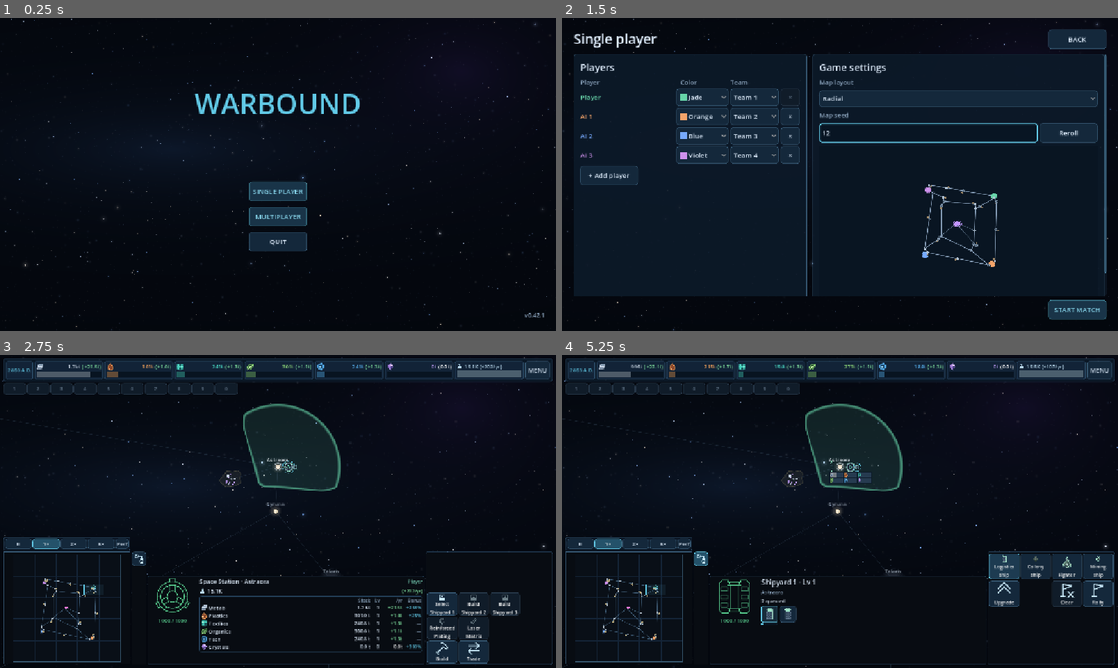
Above: before the commit, frames 1-4 (two rows, left to right).
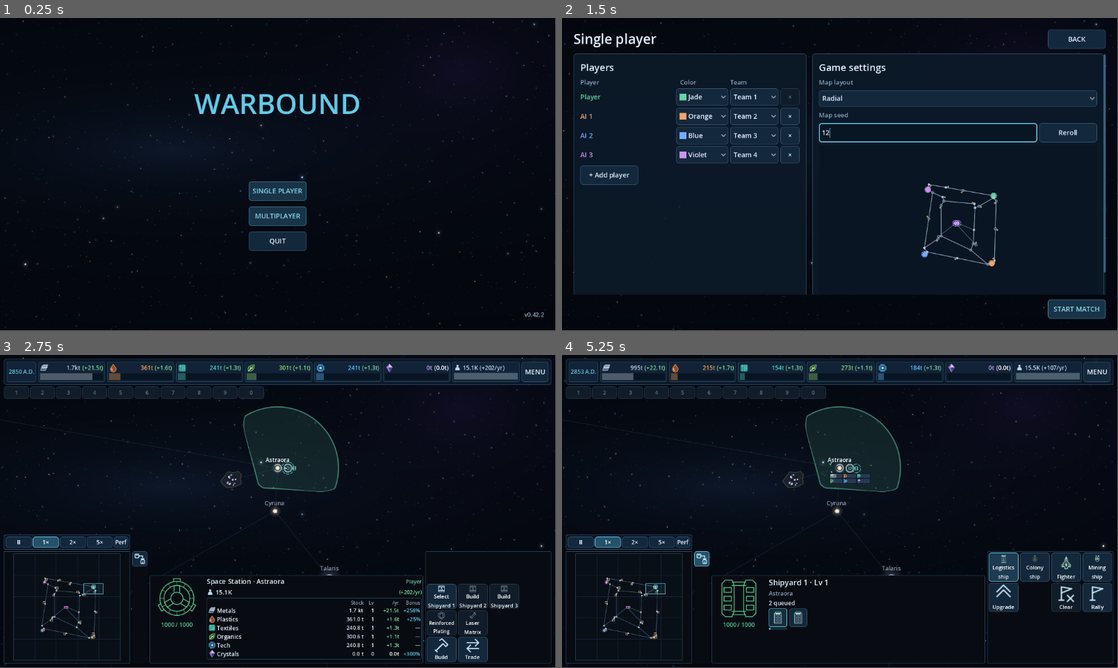
Above: after the commit, the same moments.

Repository: Allumnium/krangblade
Game: Godot game, scene res://scenes/main.tscn
The game is run twice, just before and just after one commit, with the same random seed, the same clock (stepped at 60 frames per second) and the same inputs.
Inputs (mouse positions are in pixels of both pictures, inside the frame that each line leads up to; where the layout moved, square brackets give the same spot in the first picture):
- Up to frame 1 (0.25 s): no input
- Up to frame 2 (1.5 s): click "SINGLE PLAYER" at 0.5 s; click (928, 133) at 1.27 s; type "12" at 1.35 s
- Up to frame 3 (2.75 s): click "START MATCH" at 2 s
- Up to frame 4 (5.25 s): click (701, 558) at 2.75 s; click (1006, 596) [1006, 605] at 3.5 s; click (1006, 564) at 4.27 s; click (1006, 567) at 5.02 s
In our replay, the window is 800x450 before the commit and 799x449 after it. These sizes can differ from the game's own. Grey fills any space a smaller window leaves; there, only what the larger window draws over its background counts as a difference.

The runs differ from the first frame. In frame 1, 1.2% of the frame differs, in the area x 0-100%, y 0-100%; in frame 2, 3.9%; in frame 3, 10%; in frame 4, 8.9%.

Commit message:
v0.42.2: Lock native UI sizing and standardize resource buildings

Diff:
--- a/project.godot
+++ b/project.godot
@@ -3,7 +3,7 @@
 
 [application]
 config/name="Warbound"
-config/version="0.42.1"
+config/version="0.42.2"
 run/main_scene="res://scenes/main.tscn"
 config/features=PackedStringArray("4.7", "GL Compatibility")
 config/description="A multiplayer territory-control RTS prototype."
@@ -14,7 +14,14 @@
 [display]
 window/size/viewport_width=1152
 window/size/viewport_height=648
-window/stretch/mode="canvas_items"
+window/stretch/mode="disabled"
+window/stretch/scale=1.0
+window/dpi/allow_hidpi=true
+
+[gui]
+common/snap_controls_to_pixels=true
+theme/default_font_hinting=2
+theme/default_font_subpixel_positioning=0
 
 [rendering]
 renderer/rendering_method="gl_compatibility"
--- a/scripts/economy_rules.gd
+++ b/scripts/economy_rules.gd
@@ -15,12 +15,12 @@
 const UPGRADE_COST_FACTOR: float = 3.0
 # Provisional repeatable local production infrastructure; no self-input recipes.
 const ECONOMY_BUILDINGS = {
-	"Metals": {"name": "Refinery", "population": 500, "cost": {"Plastics": 90.0, "Textiles": 60.0, "Tech": 45.0}},
-	"Plastics": {"name": "Polymer factory", "population": 500, "cost": {"Metals": 240.0, "Textiles": 45.0, "Tech": 30.0}},
-	"Textiles": {"name": "Textile mill", "population": 500, "cost": {"Metals": 240.0, "Plastics": 45.0, "Tech": 30.0}},
-	"Organics": {"name": "Agricultural complex", "population": 500, "cost": {"Metals": 240.0, "Plastics": 45.0, "Tech": 30.0}},
-	"Tech": {"name": "Electronics factory", "population": 500, "cost": {"Metals": 300.0, "Plastics": 90.0, "Textiles": 60.0}},
-	"Crystals": {"name": "Crystal processor", "population": 500, "cost": {"Metals": 240.0, "Plastics": 45.0, "Tech": 30.0}}
+	"Metals": {"name": "Metal Refinery", "population": 500, "cost": {"Plastics": 90.0, "Textiles": 60.0, "Tech": 45.0}},
+	"Plastics": {"name": "Plastics Factory", "population": 500, "cost": {"Metals": 240.0, "Textiles": 45.0, "Tech": 30.0}},
+	"Textiles": {"name": "Textile Mill", "population": 500, "cost": {"Metals": 240.0, "Plastics": 45.0, "Tech": 30.0}},
+	"Organics": {"name": "Farms", "population": 500, "cost": {"Metals": 240.0, "Plastics": 45.0, "Tech": 30.0}},
+	"Tech": {"name": "Tech Fabs", "population": 500, "cost": {"Metals": 300.0, "Plastics": 90.0, "Textiles": 60.0}},
+	"Crystals": {"name": "Crystal Incubator", "population": 500, "cost": {"Metals": 240.0, "Plastics": 45.0, "Tech": 30.0}}
 }
 const CONSTRUCTION_RESERVE: float = 500.0
 const CONSTRUCTION_PRODUCTION_SHARE: float = 0.1
--- a/scripts/match.gd
+++ b/scripts/match.gd
@@ -56,11 +56,7 @@
 			pair.add_theme_constant_override("separation", 4)
 			costs.add_child(pair)
 			var symbol := TextureRect.new()
-			symbol.texture = crew_icon if resource == "Population" else HUD.ICONS.get(resource)
-			symbol.custom_minimum_size = Vector2(16, 16)
-			symbol.expand_mode = TextureRect.EXPAND_IGNORE_SIZE
-			symbol.stretch_mode = TextureRect.STRETCH_KEEP_ASPECT_CENTERED
-			symbol.size_flags_vertical = Control.SIZE_SHRINK_CENTER
+			HUD.fixed_icon(symbol, crew_icon if resource == "Population" else HUD.resource_icon(resource, 24), 24)
 			pair.add_child(symbol)
 			var amount := Label.new()
 			amount.text = "%.0f%s" % [float(recipe[resource]), "" if resource == "Population" else " t"]
@@ -73,7 +69,6 @@
 
 var session: Node
 var settings := ConfigFile.new()
-var ui_percent: int = 90
 var music_volume: float = 100.0
 var sfx_volume: float = 100.0
 var music_muted: bool = false
@@ -298,7 +293,7 @@
 var trade_sliders: Dictionary = {}
 var trade_checks: Dictionary = {}
 var trade_stock_labels: Dictionary = {}
-var population_icon: Texture2D
+var population_icons: Dictionary = {}
 var build_clock_icon: Texture2D
 var production_summary: VBoxContainer
 var production_values: Dictionary = {}
@@ -724,10 +719,7 @@
 		var trade_row := HBoxContainer.new()
 		logistics.add_child(trade_row)
 		var resource_icon := TextureRect.new()
-		resource_icon.texture = HUD.ICONS[resource]
-		resource_icon.custom_minimum_size = Vector2(14, 14)
-		resource_icon.expand_mode = TextureRect.EXPAND_IGNORE_SIZE
-		resource_icon.stretch_mode = TextureRect.STRETCH_KEEP_ASPECT_CENTERED
+		HUD.fixed_icon(resource_icon, HUD.resource_icon(resource, 14), 14)
 		trade_row.add_child(resource_icon)
 		var name_label := _label(resource, 11)
 		name_label.autowrap_mode = TextServer.AUTOWRAP_OFF
@@ -784,7 +776,7 @@
 	if not is_instance_valid(console_panel) or not is_instance_valid(station_commands):
 		return
 	# Keep a stable, useful map at both normal and small window sizes.
-	var height: float = minf(clampf(size.y * 0.36, 220.0, 320.0), maxf(135.0, size.y - HEADER_HEIGHT - 180.0))
+	var height: float = roundf(minf(clampf(size.y * 0.36, 220.0, 320.0), maxf(135.0, size.y - HEADER_HEIGHT - 180.0)))
 	console_panel.offset_top = -8.0 - height
 	# Draw the space scene behind the HUD rather than clipping it at a
 	# horizontal line. Camera framing still uses the unobstructed play area.
@@ -806,7 +798,7 @@
 		_layout_control_group_strip()
 	# SC2-style raised wings: minimap and commands use the full deck height;
 	# selection details begin 20% lower, leaving more map visible centrally.
-	console_center_spacer.custom_minimum_size.y = height * 0.20
+	console_center_spacer.custom_minimum_size.y = roundf(height * 0.20)
 	console_profile.queue_redraw()
 	# Do not force the center wider than its allotted column.
 	overview_panel.custom_minimum_size.x = 0.0
@@ -989,23 +981,19 @@
 		minimap.draw_rect(clipped, HUD.ACCENT, false, 1.2)
 
 
-func _population_texture() -> Texture2D:
-	if population_icon == null:
+func _population_texture(pixels: int = 24) -> Texture2D:
+	if not population_icons.has(pixels):
 		var image := Image.new()
-		image.load_svg_from_string('<svg xmlns="http://www.w3.org/2000/svg" width="24" height="24" viewBox="0 0 24 24" fill="#b9d9ed"><circle cx="12" cy="6" r="4"/><path d="M4 22v-4a8 8 0 0 1 16 0v4z"/></svg>')
-		population_icon = ImageTexture.create_from_image(image)
-	return population_icon
+		image.load_svg_from_string('<svg xmlns="http://www.w3.org/2000/svg" width="%d" height="%d" viewBox="0 0 24 24" fill="#b9d9ed"><circle cx="12" cy="6" r="4"/><path d="M4 22v-4a8 8 0 0 1 16 0v4z"/></svg>' % [pixels, pixels])
+		population_icons[pixels] = ImageTexture.create_from_image(image)
+	return population_icons[pixels]
 
 func _population_row(parent: Container) -> HBoxContainer:
 	var row := HBoxContainer.new()
 	row.add_theme_constant_override("separation", 4)
 	parent.add_child(row)
 	var icon := TextureRect.new()
-	icon.texture = _population_texture()
-	icon.custom_minimum_size = Vector2(14, 14)
-	icon.expand_mode = TextureRect.EXPAND_IGNORE_SIZE
-	icon.stretch_mode = TextureRect.STRETCH_KEEP_ASPECT_CENTERED
-	icon.size_flags_vertical = Control.SIZE_SHRINK_CENTER
+	HUD.fixed_icon(icon, _population_texture(14), 14)
 	icon.mouse_filter = Control.MOUSE_FILTER_IGNORE
 	icon.tooltip_text = "Population"
 	row.add_child(icon)
@@ -1066,13 +1054,7 @@
 		pair.add_theme_constant_override("separation", 2)
 		grid.add_child(pair)
 		var symbol := TextureRect.new()
-		if resource == "Population":
-			symbol.texture = _population_texture()
-		else:
-			symbol.texture = HUD.ICONS[resource]
-		symbol.custom_minimum_size = Vector2(12, 12)
-		symbol.expand_mode = TextureRect.EXPAND_IGNORE_SIZE
-		symbol.stretch_mode = TextureRect.STRETCH_KEEP_ASPECT_CENTERED
+		HUD.fixed_icon(symbol, _population_texture(12) if resource == "Population" else HUD.resource_icon(resource, 12), 12)
 		pair.add_child(symbol)
 		var value: float = float(entries[resource])
 		var amount := _label(_compact_amount(value), 11)
@@ -1116,10 +1098,7 @@
 		production_summary.add_child(row)
 		row.add_theme_constant_override("separation", 2)
 		var icon := TextureRect.new()
-		icon.texture = HUD.ICONS[resource]
-		icon.custom_minimum_size = Vector2(16, 16)
-		icon.expand_mode = TextureRect.EXPAND_IGNORE_SIZE
-		icon.stretch_mode = TextureRect.STRETCH_KEEP_ASPECT_CENTERED
+		HUD.fixed_icon(icon, HUD.resource_icon(resource, 16), 16)
 		row.add_child(icon)
 		var name_label := _label(resource, 12)
 		name_label.autowrap_mode = TextServer.AUTOWRAP_OFF
@@ -1386,7 +1365,9 @@
 	_station_spacer(station_primary_grid)
 	_station_spacer(station_primary_grid)
 	station_build_grid = _station_grid(station_commands)
-	var captions: Dictionary = {"Metals": "Refinery", "Plastics": "Polymer\nfactory", "Textiles": "Textile\nmill", "Organics": "Agriculture", "Tech": "Electronics", "Crystals": "Crystal\nprocessor", "warehouse": "Warehouse", "housing": "Habitation", "yard": "Shipyard", "pds": "Planetary\ndefense"}
+	var captions: Dictionary = {"warehouse": "Warehouse", "housing": "Habitation", "pds": "Planetary\ndefense"}
+	for resource in ECONOMY.RESOURCES:
+		captions[resource] = str(ECONOMY.ECONOMY_BUILDINGS[resource]["name"]).replace(" ", "\n")
 	for key in ECONOMY.RESOURCES + ["warehouse", "housing", "pds"]:
 		var button: Button = _station_button(station_build_grid, captions[key], "habitation" if key == "housing" else key, _station_build.bind(key))
 		station_build_buttons[key] = button
@@ -1829,14 +1810,12 @@
 		pair.tooltip_text = resource
 		fleet_cargo.add_child(pair)
 		var icon := TextureRect.new()
-		icon.texture = HUD.ICONS.get(resource)
+		var texture: Texture2D = HUD.resource_icon(resource, 16)
 		if resource == ECONOMY.ANTIMATTER:
 			var image := Image.new()
-			image.load_svg_from_string('<svg xmlns="http://www.w3.org/2000/svg" width="24" height="24"><path fill="#f279d7" d="M12 1L22 12L12 23L2 12Z"/><path fill="#4e2356" d="M12 5L17 12L12 19L7 12Z"/></svg>')
-			icon.texture = ImageTexture.create_from_image(image)
-		icon.custom_minimum_size = Vector2(16, 16)
-		icon.expand_mode = TextureRect.EXPAND_IGNORE_SIZE
-		icon.stretch_mode = TextureRect.STRETCH_KEEP_ASPECT_CENTERED
+			image.load_svg_from_string('<svg xmlns="http://www.w3.org/2000/svg" width="16" height="16" viewBox="0 0 24 24"><path fill="#f279d7" d="M12 1L22 12L12 23L2 12Z"/><path fill="#4e2356" d="M12 5L17 12L12 19L7 12Z"/></svg>')
+			texture = ImageTexture.create_from_image(image)
+		HUD.fixed_icon(icon, texture, 16)
 		pair.add_child(icon)
 		var amount := _label("", 12)
 		amount.autowrap_mode = TextServer.AUTOWRAP_OFF
@@ -2651,10 +2630,7 @@
 		var line := HBoxContainer.new()
 		stack.add_child(line)
 		var icon := TextureRect.new()
-		icon.texture = HUD.ICONS[resource]
-		icon.custom_minimum_size = Vector2(18, 18)
-		icon.expand_mode = TextureRect.EXPAND_IGNORE_SIZE
-		icon.stretch_mode = TextureRect.STRETCH_KEEP_ASPECT_CENTERED
+		HUD.fixed_icon(icon, HUD.resource_icon(resource, 18), 18)
 		icon.mouse_filter = Control.MOUSE_FILTER_IGNORE
 		line.add_child(icon)
 		var value := _label("0", 13)
@@ -2837,9 +2813,9 @@
 	var width: float = minf(420.0, viewport.x - 16.0)
 	var available: float = tile_rect.position.y - 8.0 if local else viewport.y - tile_rect.end.y - 8.0
 	var height: float = minf(maxf(40.0, available), maxf(105.0, 20.0 * float(value.count("\n") + 2)))
-	resource_hover_panel.size = Vector2(width, height)
+	resource_hover_panel.size = Vector2(width, height).round()
 	var popup_y: float = tile_rect.position.y - height if local else tile_rect.end.y
-	resource_hover_panel.global_position = Vector2(clampf(tile_rect.position.x, 8.0, viewport.x - width - 8.0), clampf(popup_y, 8.0, maxf(8.0, viewport.y - height - 8.0)))
+	resource_hover_panel.global_position = Vector2(clampf(tile_rect.position.x, 8.0, viewport.x - width - 8.0), clampf(popup_y, 8.0, maxf(8.0, viewport.y - height - 8.0))).round()
 	resource_hover_panel.show()
 
 func _refresh_global_bar(state: Dictionary) -> void:
@@ -3172,14 +3148,15 @@
 
 func _load_settings() -> void:
 	settings.load("user://warbound_settings.cfg")
-	ui_percent = clampi(int(settings.get_value("interface", "scale", 90)), 70, 130)
+	# Ignore obsolete scaling preferences from earlier releases.
+	if settings.has_section_key("interface", "scale"):
+		settings.erase_section_key("interface", "scale")
 	music_volume = clampf(float(settings.get_value("audio", "music", 100.0)), 0.0, 100.0)
 	sfx_volume = clampf(float(settings.get_value("audio", "sfx", 100.0)), 0.0, 100.0)
 	music_muted = bool(settings.get_value("audio", "music_muted", false))
 	sfx_muted = bool(settings.get_value("audio", "sfx_muted", false))
 
 func _apply_settings() -> void:
-	get_window().content_scale_factor = float(ui_percent) / 100.0
 	for bus_name in ["Music", "SFX"]:
 		var index: int = AudioServer.get_bus_index(bus_name)
 		if index < 0:
@@ -3192,7 +3169,6 @@
 	upgrade_audio.bus = "SFX"
 
 func _save_settings() -> void:
-	settings.set_value("interface", "scale", ui_percent)
 	settings.set_value("audio", "music", music_volume)
 	settings.set_value("audio", "sfx", sfx_volume)
 	settings.set_value("audio", "music_muted", music_muted)
@@ -3205,20 +3181,6 @@
 	options.add_theme_constant_override("separation", 12)
 	options.custom_minimum_size.x = 340
 	match_menu.add_child(options)
-	var scale_row := HBoxContainer.new()
-	options.add_child(scale_row)
-	var title := _label("UI scale", 14)
-	title.autowrap_mode = TextServer.AUTOWRAP_OFF
-	title.size_flags_horizontal = Control.SIZE_EXPAND_FILL
-	scale_row.add_child(title)
-	var scale_value := OptionButton.new()
-	scale_row.add_child(scale_value)
-	for percent in range(70, 131, 10):
-		scale_value.add_item("%d%%" % percent, percent)
-	scale_value.select((ui_percent - 70) / 10)
-	scale_value.item_selected.connect(func(index: int) -> void:
-		ui_percent = scale_value.get_item_id(index)
-		_save_settings())
 	for channel in ["Music", "SFX"]:
 		var row := HBoxContainer.new()
 		options.add_child(row)
@@ -3346,8 +3308,8 @@
 
 func _map_resized() -> void:
 	var fit: float = _fit()
-	# Preserve the world position at the camera center as UI scale or
-	# window dimensions change, rather than retaining an old pixel offset.
+	# Preserve the world position at the camera center as window dimensions
+	# change, rather than retaining an old pixel offset.
 	if previous_map_fit > 0.0:
 		var next_zoom: float = minf(zoom, _max_zoom())
 		pan *= fit * next_zoom / (previous_map_fit * zoom)
--- a/scripts/ui_theme.gd
+++ b/scripts/ui_theme.gd
@@ -17,6 +17,28 @@
 	"Tech": preload("res://assets/ui/tech.svg"),
 	"Crystals": preload("res://assets/ui/crystals.svg")
 }
+
+# Rasterize fixed-size resource icons once at their actual HUD dimensions.
+# World overlays and scalable portraits still use their original textures.
+static var pixel_icons: Dictionary = {}
+
+static func resource_icon(resource: String, pixels: int) -> Texture2D:
+	var source: Texture2D = ICONS.get(resource)
+	if source == null or source.get_width() == pixels:
+		return source
+	var key: String = "%s:%d" % [resource, pixels]
+	if not pixel_icons.has(key):
+		var image: Image = source.get_image()
+		image.resize(pixels, pixels, Image.INTERPOLATE_LANCZOS)
+		pixel_icons[key] = ImageTexture.create_from_image(image)
+	return pixel_icons[key]
+
+static func fixed_icon(control: TextureRect, texture: Texture2D, pixels: int) -> void:
+	control.texture = texture
+	control.custom_minimum_size = Vector2(pixels, pixels)
+	control.expand_mode = TextureRect.EXPAND_IGNORE_SIZE
+	control.stretch_mode = TextureRect.STRETCH_KEEP_CENTERED
+	control.size_flags_vertical = Control.SIZE_SHRINK_CENTER
 
 static func surface(bg: Color, edge: Color, margin: int = 8, radius: int = 5) -> StyleBoxFlat:
 	var style := StyleBoxFlat.new()
Not shown, changed: AGENTS.md
Not shown, changed: THOUGHTS.md
Not shown, changed: TODO.md
